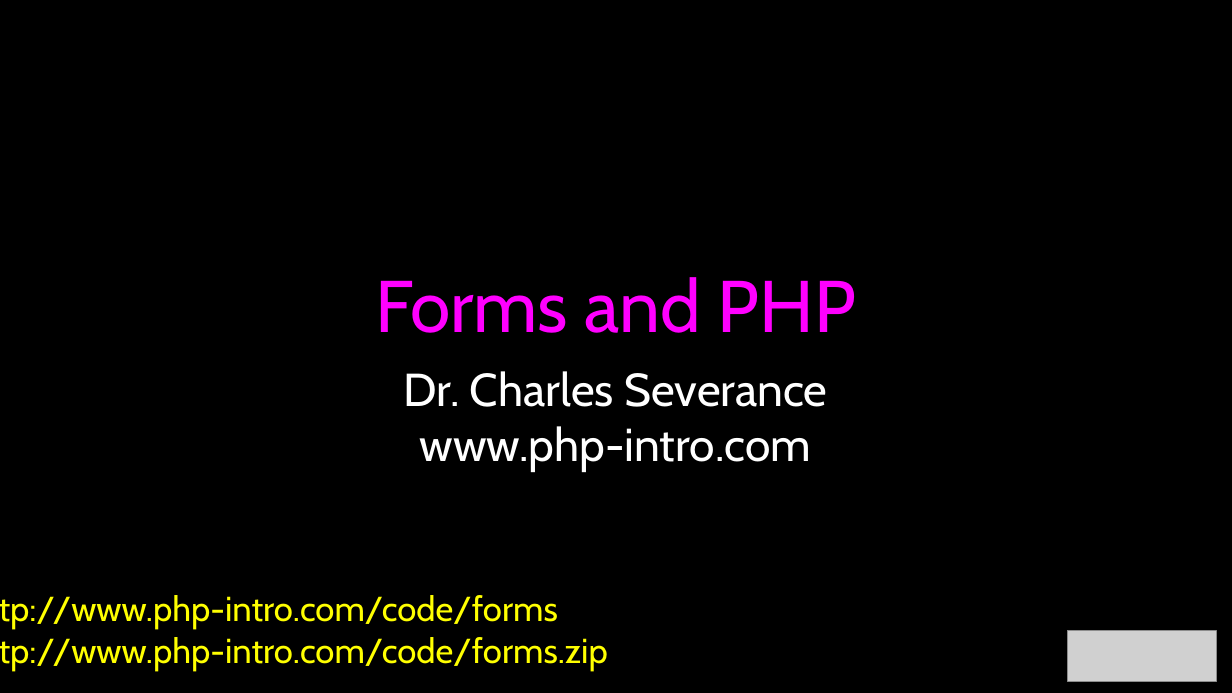
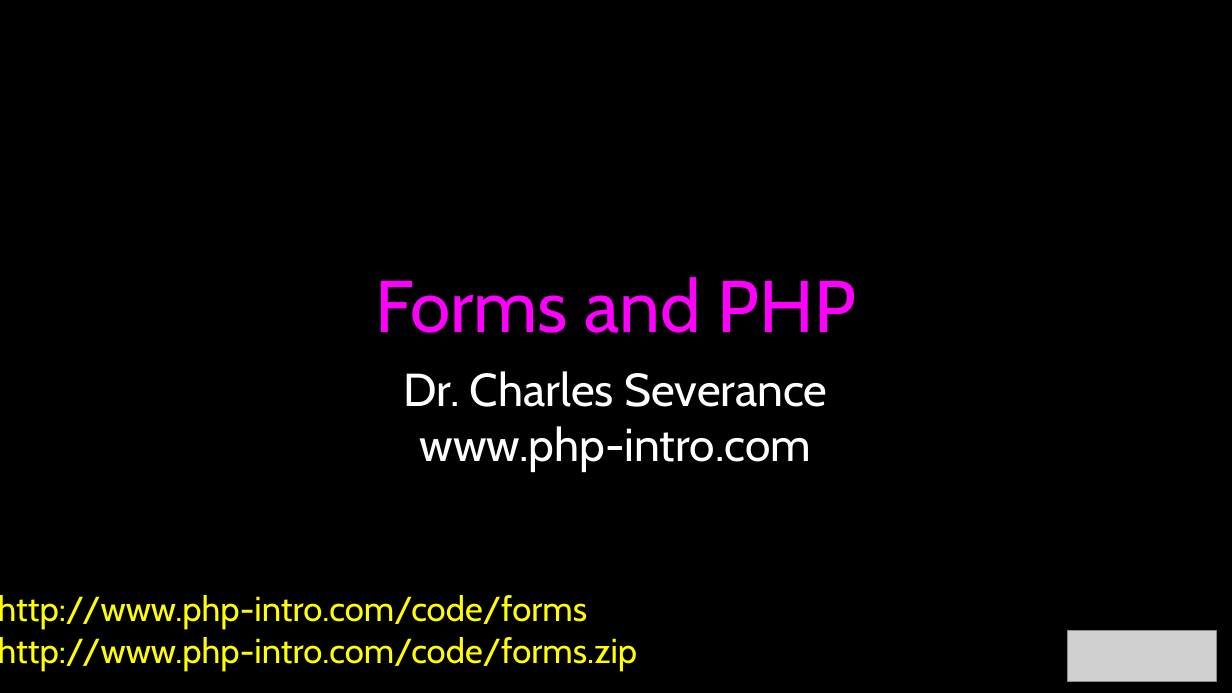
Before and after one commit to csev/wa4e, a slide deck: slide 1 of lectures/PHP-06-Forms.ppt. Drawn at 1232x693 pixels with LibreOffice and Linux fonts; fonts in the diff are those of the drawing; grey boxes stand for pictures. Boxes give left, top, right and bottom in pixels: in the first picture for what was removed or moved away, otherwise in the second. Text is boxed around its words. In the diff, an @@ line names an element or a change of style, - is before the commit and + after.

```diff
--- a/lectures/PHP-06-Forms.ppt
+++ b/lectures/PHP-06-Forms.ppt
@@ text "http://www.php-intro.com/code/forms" rewrapped from (0,595,608,671) to (0,595,638,671) @@
```
Also in this commit, not shown: 1 other file.
